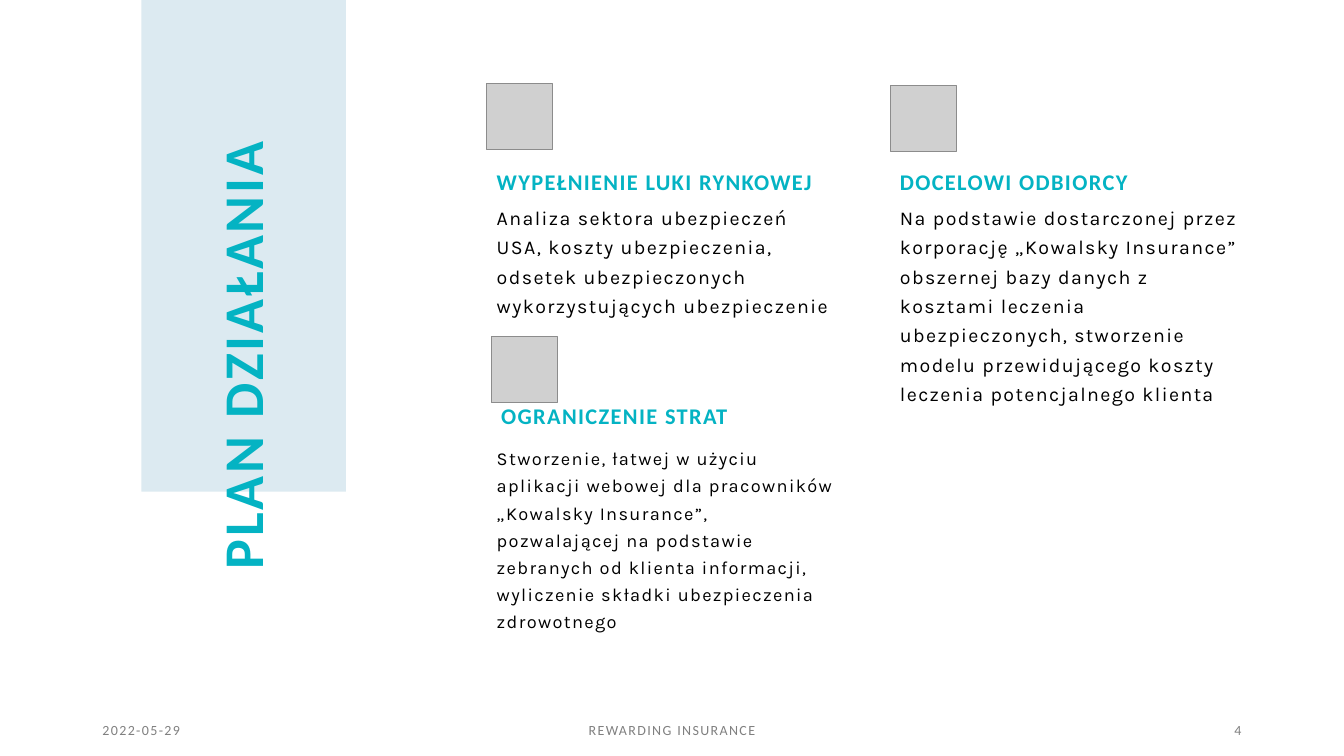
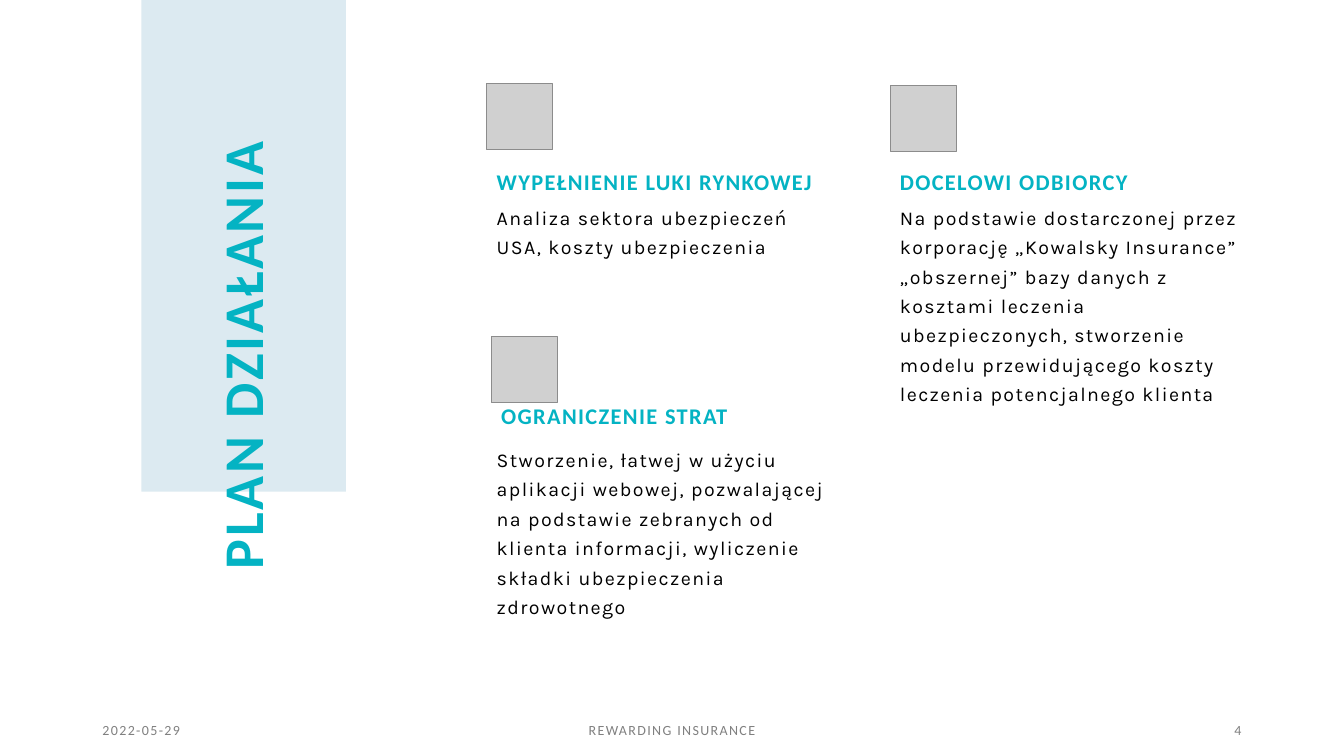
Before and after one commit to infoshareacademy/jdszr6-grupa-bez-nazwy, a slide deck: slide 4 of ML_project/rewarding Insurance 202205282249.pptx. Drawn at 1344x756 pixels with LibreOffice and Linux fonts; fonts in the diff are those of the drawing; grey boxes stand for pictures. Boxes give left, top, right and bottom in pixels: in the first picture for what was removed or moved away, otherwise in the second. Text is boxed around its words. In the diff, an @@ line names an element or a change of style, - is before the commit and + after.

Commit message:
Presentation final

```diff
--- a/ML_project/rewarding Insurance 202205282249.pptx
+++ b/ML_project/rewarding Insurance 202205282249.pptx
@@ text at (497, 210, 787, 259): text changed @@
-Analiza sektora ubezpieczeń USA, koszty ubezpieczenia, odsetek ubezpieczonych wykorzystujących ubezpieczenie
+Analiza sektora ubezpieczeń USA, koszty ubezpieczenia
@@ text at (900, 211, 1236, 406): text changed @@
-Na podstawie dostarczonej przez korporację „Kowalsky Insurance” obszernej bazy danych z kosztami leczenia ubezpieczonych, stworzenie modelu przewidującego koszty leczenia potencjalnego klienta
+Na podstawie dostarczonej przez korporację „Kowalsky Insurance” „obszernej” bazy danych z kosztami leczenia ubezpieczonych, stworzenie modelu przewidującego koszty leczenia potencjalnego klienta
@@ text at (497, 453, 822, 619): text changed; size 12.9 to 14 pt @@
-Stworzenie, łatwej w użyciu aplikacji webowej dla pracowników „Kowalsky Insurance”, pozwalającej na podstawie zebranych od klienta informacji, wyliczenie składki ubezpieczenia zdrowotnego
+Stworzenie, łatwej w użyciu aplikacji webowej, pozwalającej na podstawie zebranych od klienta informacji, wyliczenie składki ubezpieczenia zdrowotnego
```
Also in this commit, not shown: 3 other slides changed, 1 slide added, 2 slides removed.
